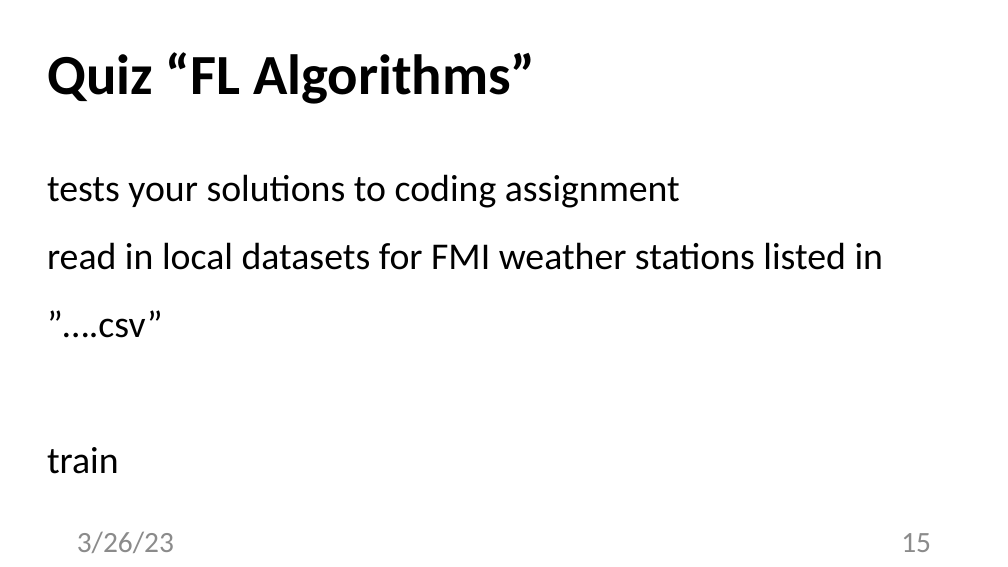
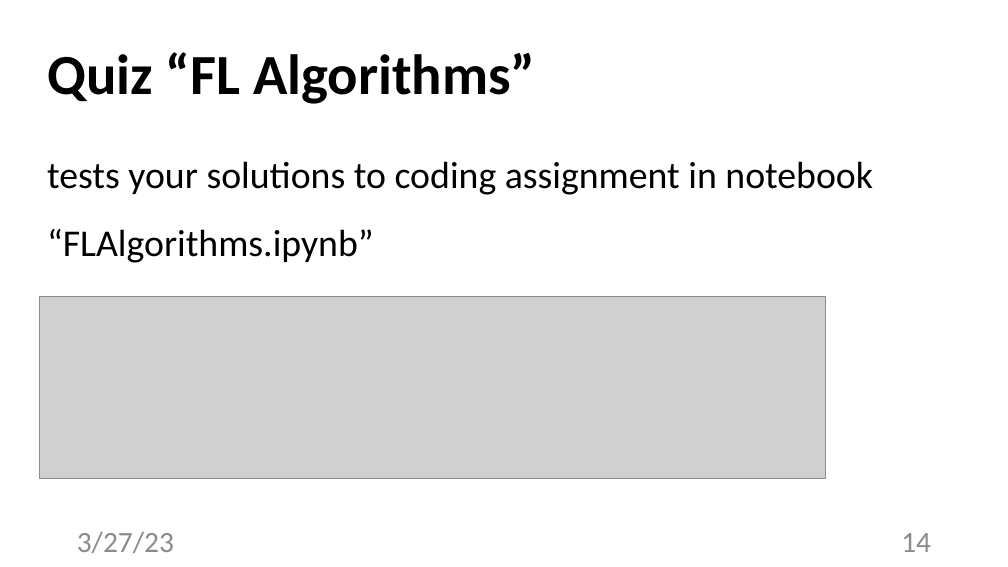
Before and after one commit to alexjungaalto/FederatedLearning, a slide deck: slide 14 of slides/CS-E4740_FLAlgos.pptx (slide 15 before the commit). Drawn at 1008x567 pixels with LibreOffice and Linux fonts; fonts in the diff are those of the drawing; grey boxes stand for pictures. Boxes give left, top, right and bottom in pixels: in the first picture for what was removed or moved away, otherwise in the second. Text is boxed around its words. In the diff, an @@ line names an element or a change of style, - is before the commit and + after.

```diff
--- a/slides/CS-E4740_FLAlgos.pptx
+++ b/slides/CS-E4740_FLAlgos.pptx
@@ text at <box>47,161,873,263</box>: text changed @@
-tests your solutions to coding assignment
-read in local datasets for FMI weather stations listed in ”….csv”
-train
+tests your solutions to coding assignment in notebook “FLAlgorithms.ipynb”
@@ picture added at <box>39,297,826,479</box> @@
@@ text at <box>77,531,174,553</box>: text changed @@
-3/26/23
+3/27/23
@@ page number at <box>901,533,931,552</box>: text changed @@
-15
+14
```
Also in this commit, not shown: 13 other slides changed, 1 slide added, 2 slides removed, 2 other files.
